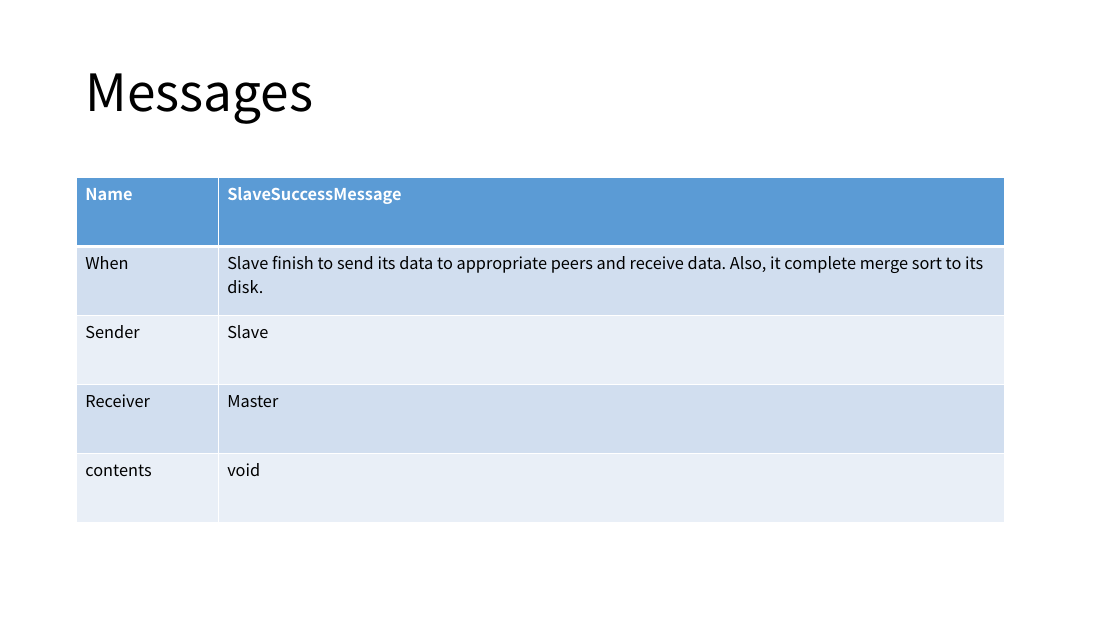
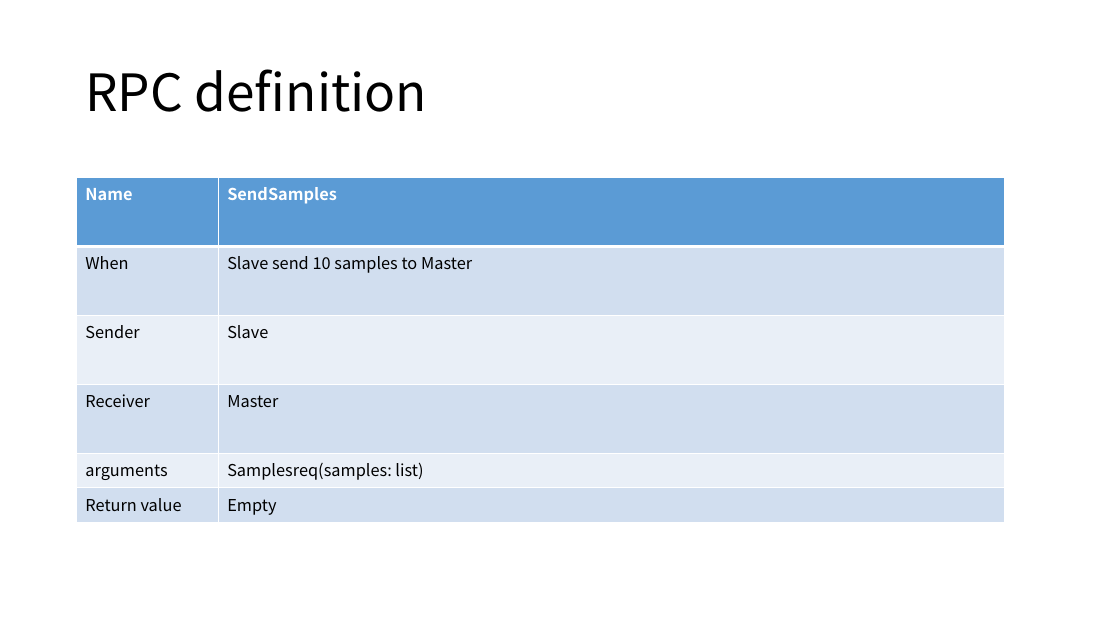
Before and after one commit to GNUp/cs434-doc, a slide deck: slide 13 of project-final.pptx (slide 17 before the commit). Drawn at 1120x630 pixels with LibreOffice and Linux fonts; fonts in the diff are those of the drawing. Boxes give left, top, right and bottom in pixels: in the first picture for what was removed or moved away, otherwise in the second. Text is boxed around its words. In the diff, an @@ line names an element or a change of style, - is before the commit and + after.

Commit message:
Update final ppt

```diff
--- a/project-final.pptx
+++ b/project-final.pptx
@@ title at <box>85,69,427,112</box>: text changed @@
-Messages
+RPC definition
@@ table at <box>77,178,1006,523</box> @@
-row 1, column 2: SlaveSuccessMessage
+row 1, column 2: SendSamples
-row 2, column 2: Slave finish to send its data to appropriate peers and receive data. Also, it complete merge sort to its disk.
+row 2, column 2: Slave send 10 samples to Master
-row 5: contents | void
+row 5: arguments | Samplesreq(samples: list)
+row 6: Return value | Empty
```
Also in this commit, not shown: 11 other slides changed, 20 slides added, 4 slides removed, 1 other file.
